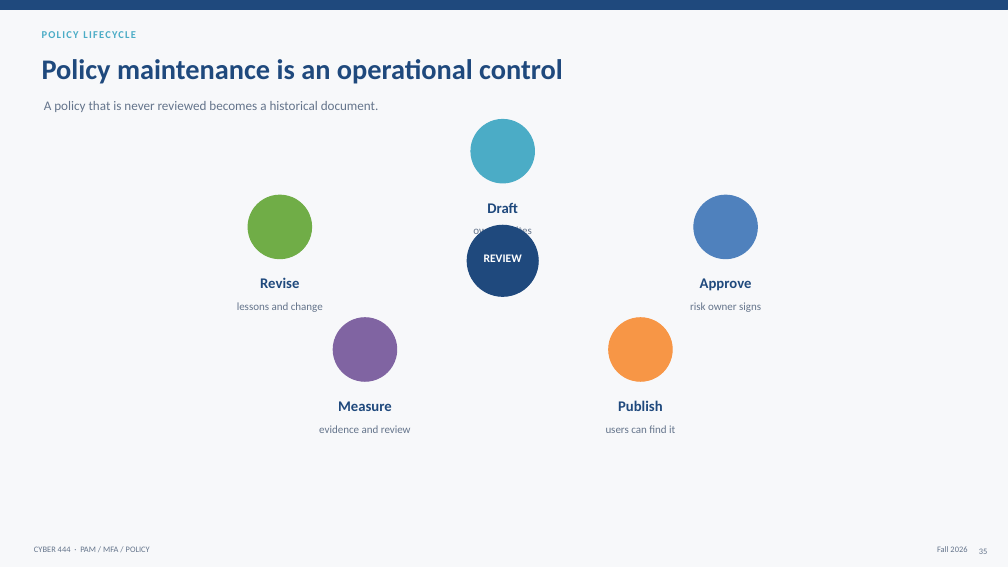
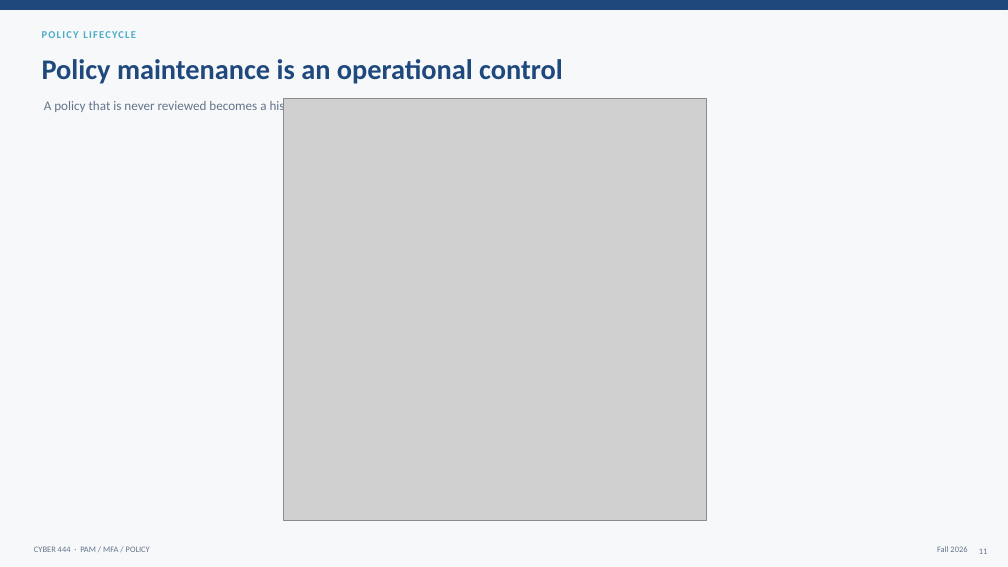
Before and after one commit to BYU-CYBER-444/byu-cyber-444.github.io, a slide deck: slide 11 of lectures/CYBER444_Week06_SSH_CA_PAM_MFA_and_Enterprise_Policy.pptx (slide 35 before the commit). Drawn at 1008x567 pixels with LibreOffice and Linux fonts; fonts in the diff are those of the drawing; grey boxes stand for pictures. Boxes give left, top, right and bottom in pixels: in the first picture for what was removed or moved away, otherwise in the second. Text is boxed around its words. In the diff, an @@ line names an element or a change of style, - is before the commit and + after.

Commit message:
slides update

```diff
--- a/lectures/CYBER444_Week06_SSH_CA_PAM_MFA_and_Enterprise_Policy.pptx
+++ b/lectures/CYBER444_Week06_SSH_CA_PAM_MFA_and_Enterprise_Policy.pptx
@@ picture added at bbox=[284, 99, 707, 520] @@
@@ ellipse removed at bbox=[471, 119, 535, 183] @@
@@ ellipse removed at bbox=[248, 195, 312, 259] @@
@@ text removed at bbox=[487, 203, 518, 213] @@
-Draft
@@ ellipse removed at bbox=[694, 195, 758, 259] @@
@@ ellipse removed at bbox=[467, 225, 538, 296] @@
@@ text removed at bbox=[473, 225, 531, 237] @@
-owner writes
@@ text removed at bbox=[484, 254, 522, 262] @@
-REVIEW
@@ text removed at bbox=[260, 277, 299, 288] @@
-Revise
@@ text removed at bbox=[700, 278, 752, 291] @@
-Approve
@@ text removed at bbox=[237, 302, 323, 312] @@
-lessons and change
@@ ellipse removed at bbox=[333, 318, 397, 381] @@
@@ ellipse removed at bbox=[609, 318, 672, 381] @@
@@ text removed at bbox=[690, 302, 761, 312] @@
-risk owner signs
@@ text removed at bbox=[338, 401, 392, 411] @@
-Measure
@@ text removed at bbox=[618, 400, 663, 411] @@
-Publish
@@ text removed at bbox=[319, 425, 411, 433] @@
-evidence and review
@@ text removed at bbox=[606, 425, 675, 433] @@
-users can find it
@@ page number at bbox=[979, 548, 987, 554]: text changed @@
-35
+11
```
Also in this commit, not shown: 5 other slides changed, 7 slides added, 31 slides removed.
